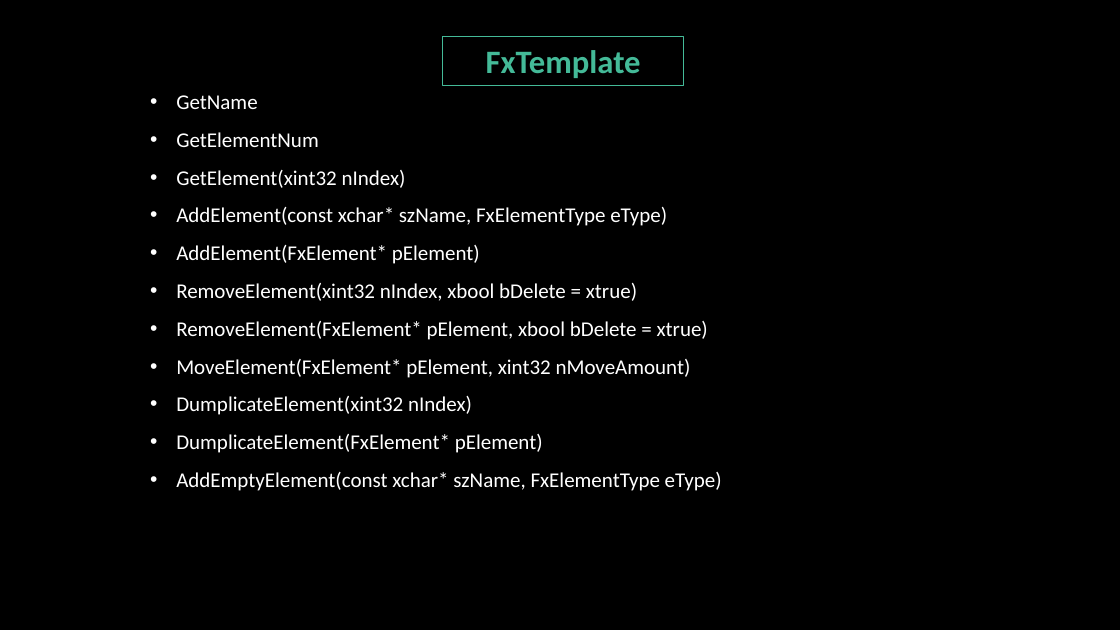
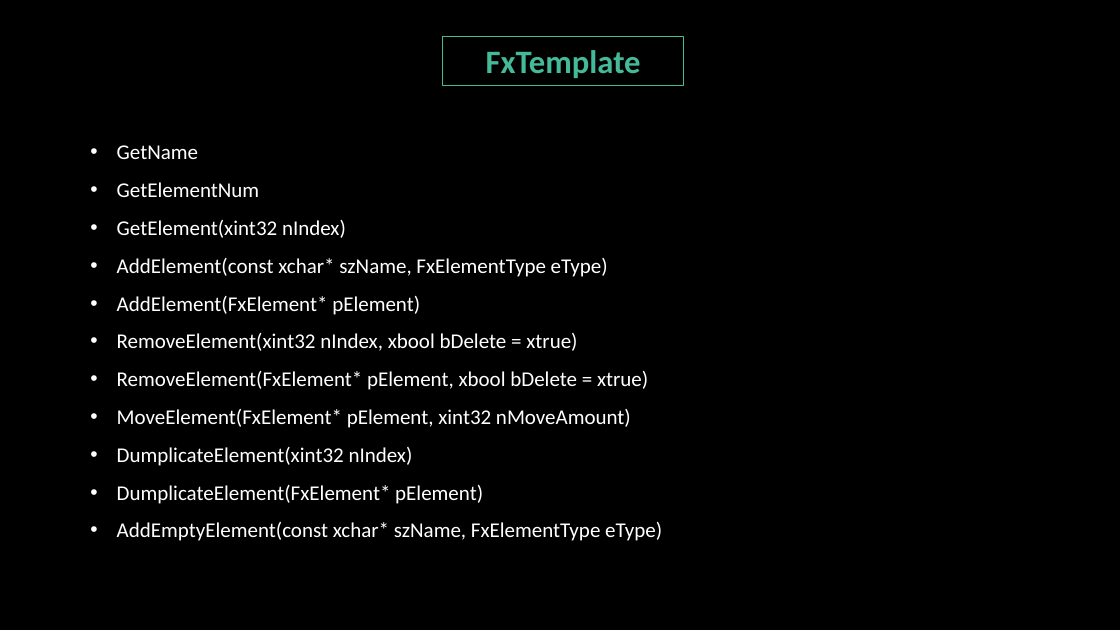
Before and after one commit to greatwallgoogle/Learnings, a slide deck: slide 9 of engine/粒子系统/Particle.pptx (slide 3 before the commit). Drawn at 1120x630 pixels with LibreOffice and Linux fonts; fonts in the diff are those of the drawing; background and template pictures are left out. Boxes give left, top, right and bottom in pixels: in the first picture for what was removed or moved away, otherwise in the second. Text is boxed around its words. In the diff, an @@ line names an element or a change of style, - is before the commit and + after.

```diff
--- a/engine/粒子系统/Particle.pptx
+++ b/engine/粒子系统/Particle.pptx
@@ text "GetName": place and size @@
-text "GetName" at box(176, 95, 722, 491)
+text "GetName" at box(117, 145, 662, 541)
```
Also in this commit, not shown: 2 other slides changed, 6 slides added.
